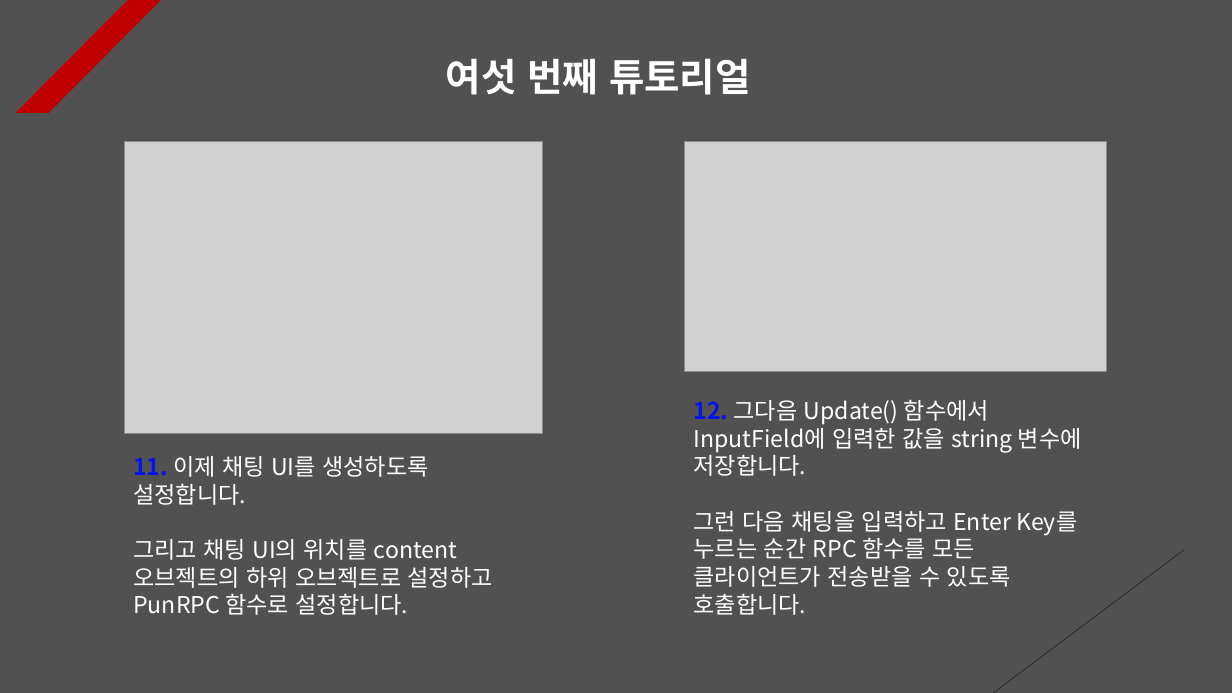
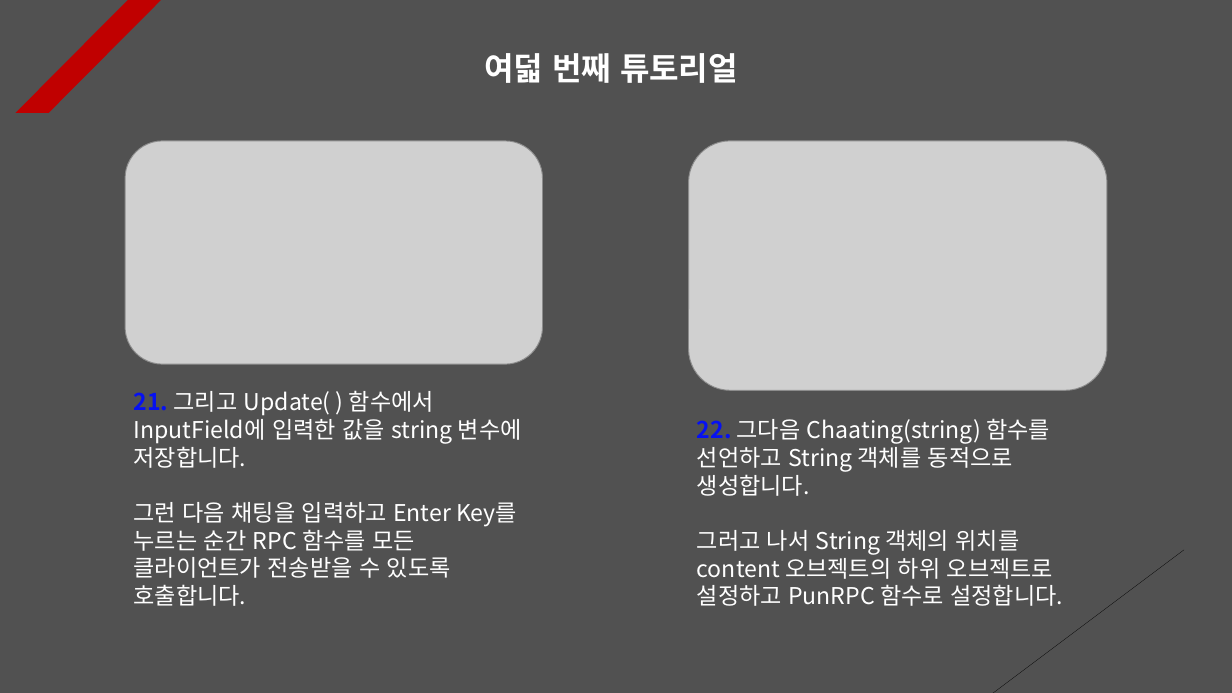
Before and after one commit to Unity2033/3D-UnityEngine, a slide deck: slide 9 of Assets/Class/Photon Server/PPT Data/Photon RPC.pptx (slide 7 before the commit). Drawn at 1232x693 pixels with LibreOffice and Linux fonts; fonts in the diff are those of the drawing; grey boxes stand for pictures. Boxes give left, top, right and bottom in pixels: in the first picture for what was removed or moved away, otherwise in the second. Text is boxed around its words. In the diff, an @@ line names an element or a change of style, - is before the commit and + after.

```diff
--- a/Assets/Class/Photon Server/PPT Data/Photon RPC.pptx
+++ b/Assets/Class/Photon Server/PPT Data/Photon RPC.pptx
@@ text at bbox=[484, 53, 738, 83]: text changed; size 30 to 25 pt @@
-여섯 번째 튜토리얼
+여덟 번째 튜토리얼
@@ picture: place and size @@
-picture at bbox=[125, 142, 543, 434]
+picture at bbox=[125, 140, 543, 364]
@@ picture: place and size @@
-picture at bbox=[685, 142, 1106, 372]
+picture at bbox=[689, 140, 1107, 390]
@@ text "21. 그리고 Update( ) 함수에서 ...": place and size @@
-text "21. 그리고 Update( ) 함수에서 ..." at bbox=[694, 399, 1082, 615]
+text "21. 그리고 Update( ) 함수에서 ..." at bbox=[134, 390, 522, 606]
@@ text at bbox=[134, 390, 522, 468]: text changed @@
-12. 그다음 Update() 함수에서 InputField에 입력한 값을 string 변수에 저장합니다.
+21. 그리고 Update( ) 함수에서 InputField에 입력한 값을 string 변수에 저장합니다.
@@ text at bbox=[697, 418, 1063, 606]: text changed @@
-11. 이제 채팅 UI를 생성하도록 설정합니다.
-그리고 채팅 UI의 위치를 content 오브젝트의 하위 오브젝트로 설정하고 PunRPC 함수로 설정합니다.
+22. 그다음 Chaating(string) 함수를 선언하고 String 객체를 동적으로 생성합니다.
+그러고 나서 String 객체의 위치를 content 오브젝트의 하위 오브젝트로 설정하고 PunRPC 함수로 설정합니다.
```
Also in this commit, not shown: 6 other slides changed, 3 slides added, 5 slides removed, 23 other files.
